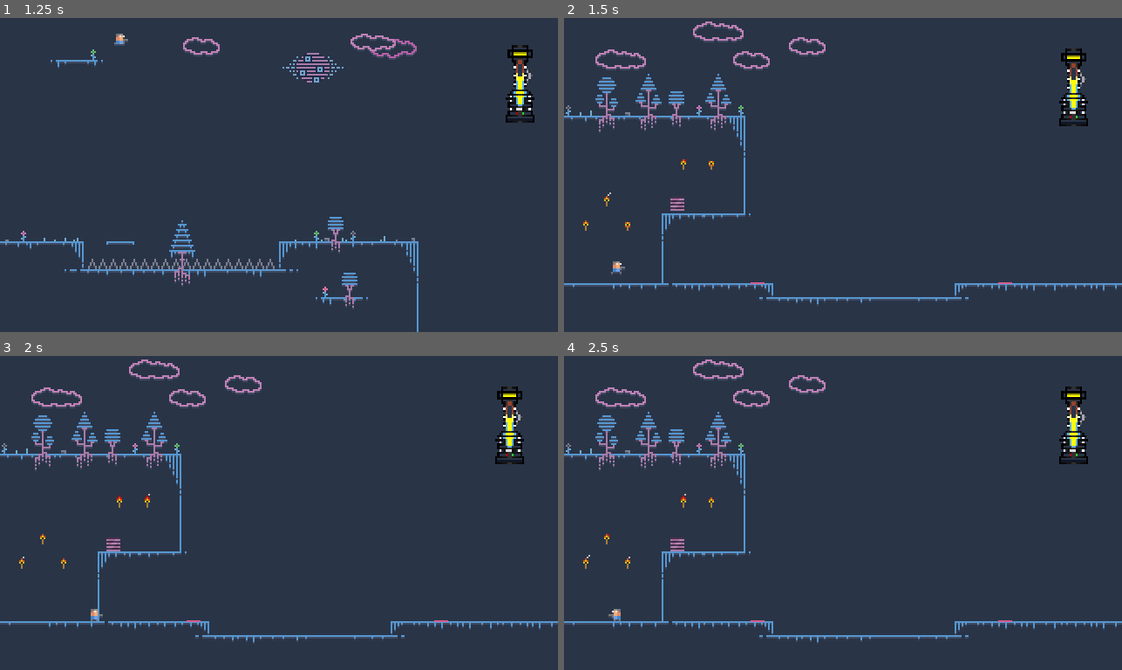
Above: before the commit, frames 1-4 (two rows, left to right).
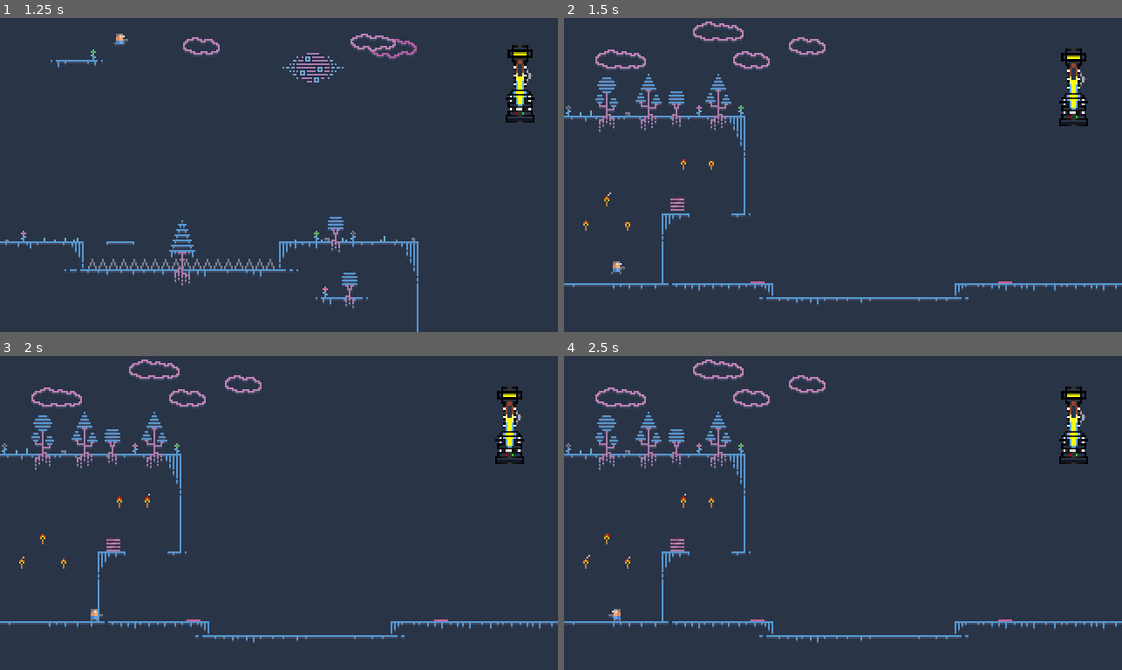
Above: after the commit, the same moments.

Repository: ddorn/gravity
Game: Godot game, scene res://Level1.tscn
Two runs of this game, one before a commit and one after it. Both use one fixed random seed, a clock stepped at 60 frames per second and the inputs below. Sound files missing from this copy of the repository are replaced by a short silence.
Inputs:
- Up to frame 1 (1.25 s): tap Enter at 0.5 s; hold Right (ui_right) from 0.53 s (still down); tap Up (ui_up) at 0.77 s
- Up to frame 2 (1.5 s): keep holding Right (ui_right)
- Up to frame 3 (2 s): keep holding Right (ui_right); tap Up (ui_up) at 1.52 s
- Up to frame 4 (2.5 s): tap Space at 2 s; release Right (ui_right) at 2.03 s; hold Left (ui_left) from 2.03 s (still down)

Frame 1 is identical in both runs. In frame 2, less than 0.1% of the frame differs, in the area x 22-81%, y 62-85%; in frame 3, less than 0.1%; in frame 4, less than 0.1%.

Commit message:
fix button hitbox

Diff:
--- a/Button.gd
+++ b/Button.gd
@@ -5,14 +5,14 @@
 signal pressed
 signal unpressed
 
-func _on_Button_body_entered(body):
+func _on_Button_body_entered(_body):
 	if pressed == 0:
 		$Click.play()
 		emit_signal("pressed")
 
 	pressed += 1
 
-func _on_Button_body_exited(body):
+func _on_Button_body_exited(_body):
 	pressed -= 1
 
 	if pressed == 0:
--- a/Button.tscn
+++ b/Button.tscn
@@ -10,9 +10,12 @@
 script = ExtResource( 2 )
 
 [node name="CollisionShape2D" type="CollisionShape2D" parent="."]
+position = Vector2( 0, -1 )
+scale = Vector2( 1, 0.9 )
 shape = SubResource( 1 )
 
 [node name="Sprite" type="Sprite" parent="."]
+position = Vector2( 0, -0.5 )
 texture = ExtResource( 1 )
 region_enabled = true
 region_rect = Rect2( 35, 200, 8, 1 )
--- a/Level2.tscn
+++ b/Level2.tscn
@@ -19,7 +19,7 @@
 cell_size = Vector2( 8, 8 )
 cell_custom_transform = Transform2D( 0, 0, 0, 0, 0, 0 )
 format = 1
-tile_data = PoolIntArray( -196609, 0, 589833, -131073, 0, 58 …(923 unchanged characters)… 11, 0, 262146, 917512, 0, 1048584, 917513, 0, 1048584, 917514, 0, 1048577, 917515, 0, 1048578, 917516, 0, 1048582, 917517, 0, 262148, 104857 …(1127 unchanged characters)…
+tile_data = PoolIntArray( -196609, 0, 589833, -131073, 0, 58 …(923 unchanged characters)… 11, 0, 262146, 917512, 0, 1048584, 917516, 0, 1048582, 917517, 0, 262148, 104857 …(1127 unchanged characters)…
 
 [node name="Box" parent="." instance=ExtResource( 3 )]
 position = Vector2( 65, 103 )
--- a/Torch.gd
+++ b/Torch.gd
@@ -6,7 +6,7 @@
 	$Animation.play("default")
 	$Animation.seek(randf() * $Animation.current_animation_length)
 
-func _process(delta):
+func _process(_delta):
 	var gravity = Utils.get_gravity(self)
 
 	var prev_state = $Animation.current_animation
